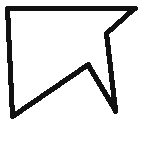
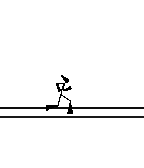
Two versions of the same layered image (144 x 168). Layer-by-layer changes:
"Layer 3": opacity 100% → 0%, painted on it over bbox(5, 6, 138, 119)
added layer "full stride" above "first step" over bbox(46, 75, 73, 114)
added layer "lane 2" above "lane 1" over bbox(0, 116, 144, 118)
added layer "lane 1" above "A Run For Your Money" over bbox(0, 107, 144, 109)
